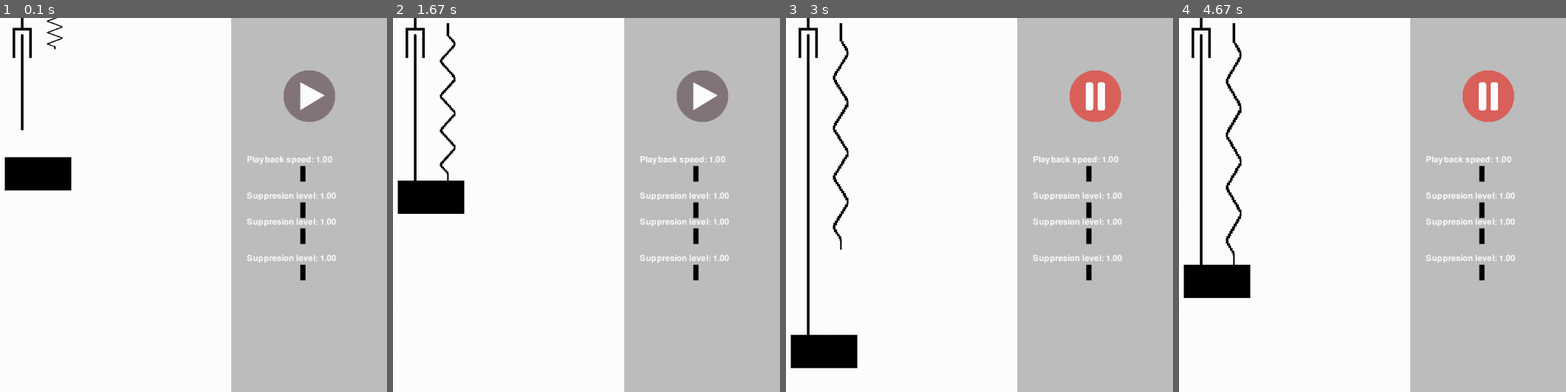
Above: before the commit, frames 1-4 (left to right).
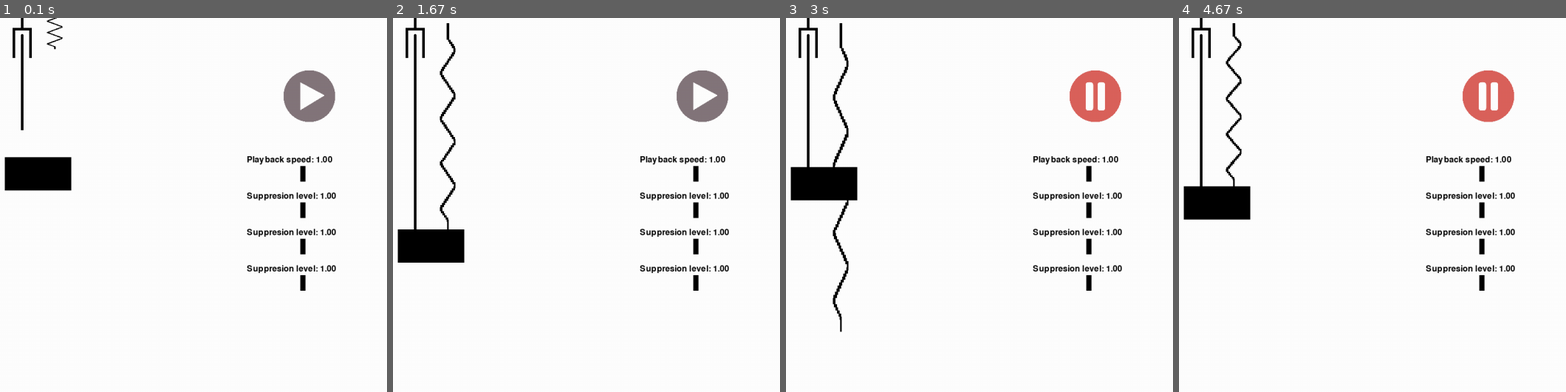
Above: after the commit, the same moments.

Repository: KamilGrundas/Damping_Simulator
Game: pygame game, started from code/main.py
Two runs of this game, one before a commit and one after it. Both use one fixed random seed, a clock stepped at 60 frames per second and the inputs below.
Inputs (mouse positions are in pixels of both pictures, inside the frame that each line leads up to):
- Up to frame 1 (0.1 s): no input
- Up to frame 2 (1.67 s): click (702, 96) at 0.38 s; click (702, 96) at 0.72 s
- Up to frame 3 (3 s): click (1095, 96) at 2.05 s; tap W at 2.33 s
- Up to frame 4 (4.67 s): tap C at 3.17, 4.5 s; tap W at 3.57, 3.87 s

The runs differ from the first frame. In frame 1, 38% of the frame differs, in the area x 59-100%, y 0-100%; in frame 2, 42%; in frame 3, 43%, in the area x 1-100%, y 0-100%; in frame 4, 42%.

Commit message:
Fixed text display

Diff:
--- a/code/level.py
+++ b/code/level.py
@@ -20,46 +20,48 @@
         self.all_sprites = pygame.sprite.Group()
         self.controls = pygame.sprite.Group()
 
+        self.font = pygame.font.Font(None, 24)
+
+        self.sliders = pygame.sprite.Group()
+
+        self.i = 0
+
         self.setup()
 
     def setup(self):
-        self.side_menu = SideMenu(
-            (SCREEN_WIDTH - SIDE_MENU_WIDTH / 2, SCREEN_HEIGHT / 2), self.all_sprites
-        )
+        # self.side_menu = SideMenu(
+        #     (SCREEN_WIDTH - SIDE_MENU_WIDTH / 2, SCREEN_HEIGHT / 2), self.controls
+        # )
         self.start_button = Button(
             (SCREEN_WIDTH - SIDE_MENU_WIDTH / 2, 150), self.controls
         )
-        self.time_speed_button = Slider(
+        self.time_speed_slider = Slider(
             SLIDER_POSITIONS[0],
             self.controls,
-            self.display_surface,
             "Playback speed",
             0.25,
             2,
             1,
         )
-        self.suppression_level_button = Slider(
+        self.suppression_level_slider = Slider(
             SLIDER_POSITIONS[1],
             self.controls,
-            self.display_surface,
             "Suppresion level",
             0.25,
             2,
             1,
         )
-        self.suppression_level_button = Slider(
+        self.suppression_level_slider2 = Slider(
             SLIDER_POSITIONS[2],
             self.controls,
-            self.display_surface,
             "Suppresion level",
             0.25,
             2,
             1,
         )
-        self.suppression_level_button = Slider(
+        self.suppression_level_slider3 = Slider(
             SLIDER_POSITIONS[3],
             self.controls,
-            self.display_surface,
             "Suppresion level",
             0.25,
             2,
@@ -74,6 +76,11 @@
             (SCREEN_WIDTH / 2 - 63, 100), self.circle, self.all_sprites
         )
 
+        self.sliders.add(self.time_speed_slider)
+        self.sliders.add(self.suppression_level_slider)
+        self.sliders.add(self.suppression_level_slider2)
+        self.sliders.add(self.suppression_level_slider3)
+
     def input(self):
         keys = pygame.key.get_pressed()
 
@@ -85,13 +92,22 @@
         elif keys[pygame.K_w]:
             self.spring.show_graph = True
 
+    def text_blit(self):
+        for slider in self.sliders:
+            value_text = self.font.render(
+                f"{slider.name}: {slider.k:.2f}", True, ("black")
+            )
+            self.display_surface.blit(value_text, (1010, slider.start_y - 35))
+
     def run(self):
+        self.i += 1
         self.display_surface.fill("white")
         self.all_sprites.draw(self.display_surface)
         self.controls.draw(self.display_surface)
-        self.circle.k = self.suppression_level_button.k
-        time_speed = self.time_speed_button.k
+        self.circle.k = self.suppression_level_slider.k
+        time_speed = self.time_speed_slider.k
         self.controls.update()
         self.input()
+        self.text_blit()
         if self.start_button.is_playing == False:
             self.all_sprites.update(time_speed)
--- a/code/main.py
+++ b/code/main.py
@@ -18,8 +18,8 @@
                     pygame.quit()
                     sys.exit()
 
-            self.clock.tick()
-            print(self.clock.get_fps())
+            self.clock.tick(100)
+            # print(self.clock.get_fps())
             self.level.run()
             pygame.display.update()
 
--- a/code/settings.py
+++ b/code/settings.py
@@ -12,7 +12,7 @@
 STOP_BUTTON = "graphics/buttons/stop_button.png"
 
 # sliders
-SLIDER_POSITIONS = ((1100, 300), (1100, 370), (1100, 420), (1100, 490))
+SLIDER_POSITIONS = ((1100, 300), (1100, 370), (1100, 440), (1100, 510))
 SLIDER_MAX = 1250
 SLIDER_MIN = 1010
 
--- a/code/slider.py
+++ b/code/slider.py
@@ -3,10 +3,9 @@
 
 
 class Slider(pygame.sprite.Sprite):
-    def __init__(self, pos, group, display_surface, name, min, max, default_value):
+    def __init__(self, pos, group, name, min, max, default_value):
         super().__init__(group)
 
-        self.display_surface = display_surface
         self.name = name
         self.image = pygame.Surface((10, 30), pygame.SRCALPHA)
         self.image.fill("black")
@@ -49,11 +48,8 @@
 
         self.k = self.a * self.rect.x + self.b
 
-        # print(self.k)
-        self.draw_value(self.display_surface)
-
-    def draw_value(self, screen):
-        # Draw the value of the slider (for demonstration purposes)
-        font = pygame.font.Font(None, 24)
-        value_text = font.render(f"{self.name}: {self.k:.2f}", True, (255, 255, 255))
-        screen.blit(value_text, (1010, self.start_y - 35))
+    # def draw_value(self, screen):
+    #     # Draw the value of the slider (for demonstration purposes)
+    #     font = pygame.font.Font(None, 24)
+    #     value_text = font.render(f"{self.name}: {self.k:.2f}", True, ("black"))
+    #     screen.blit(value_text, (1010, self.start_y - 35))
